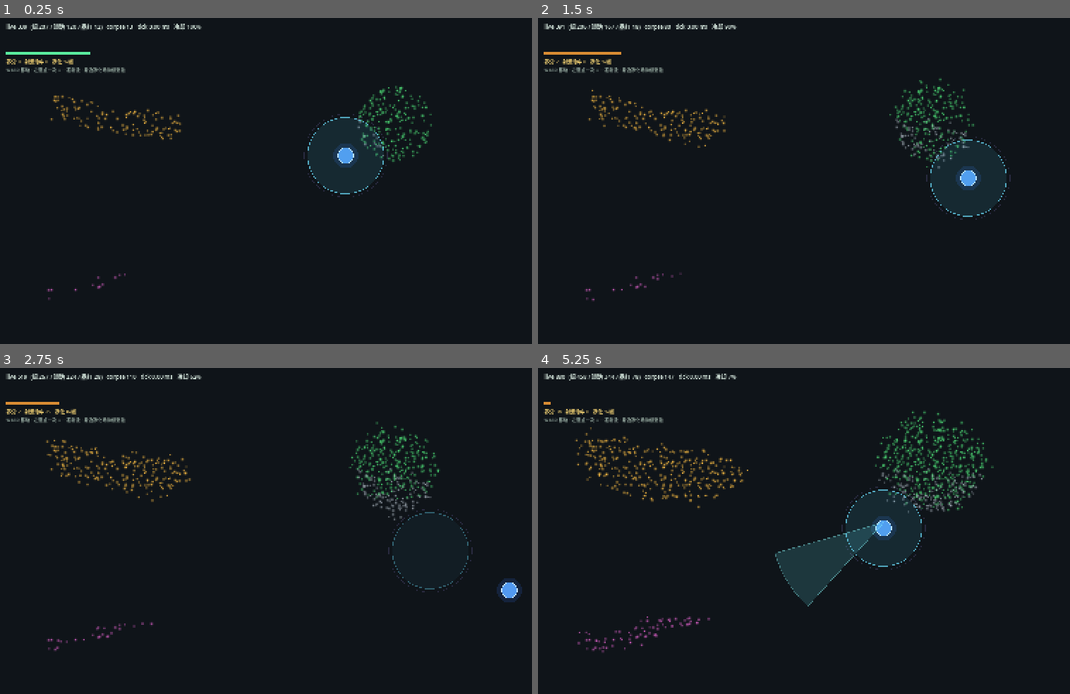
Above: before the commit, frames 1-4 (two rows, left to right).
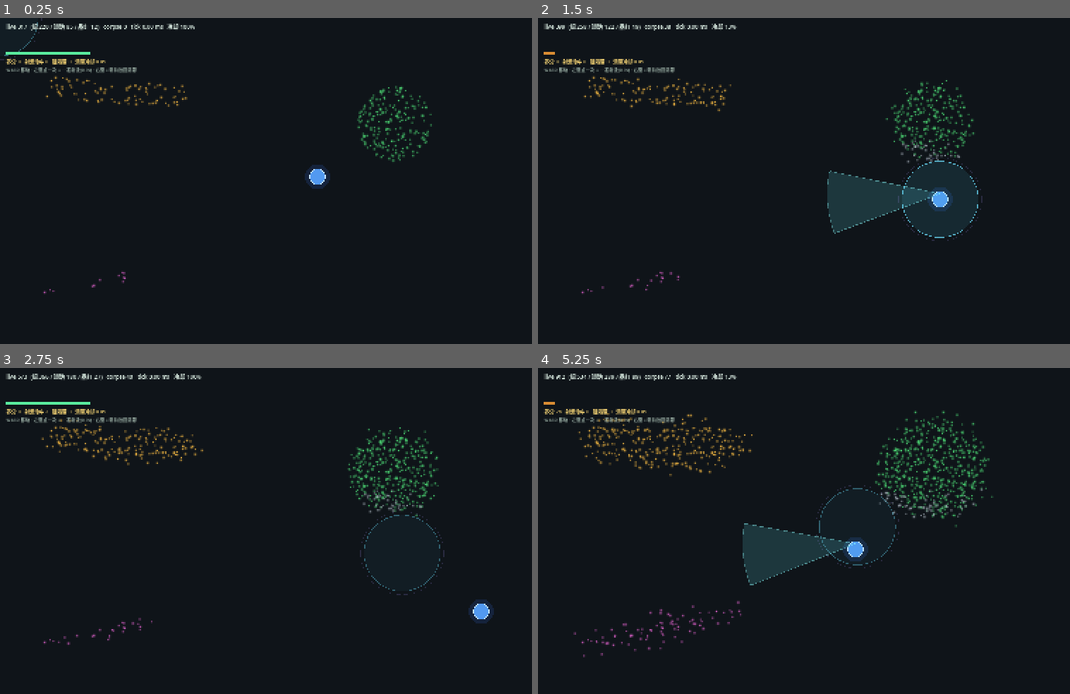
Above: after the commit, the same moments.

Repository: yanyanzi620/gamecreation
Game: Godot game, scene res://scenes/demo/virus_showcase.tscn
Same seed, same stepped clock (60 frames per second), same inputs: the game is played once before the commit and once after it. This scene is started directly instead of the project's main scene.
Inputs (mouse positions are in pixels of both pictures, inside the frame that each line leads up to):
- Up to frame 1 (0.25 s): no input
- Up to frame 2 (1.5 s): tap Enter at 0.5 s; move the mouse to (942, 177) at 0.52 s; hold D 0.53-1.28 s; tap P at 0.6 s; click (942, 177) at 0.67 s; tap Space at 0.77 s; move the mouse to (708, 213) at 1.27 s; hold S from 1.28 s (still down); tap N at 1.35 s; click (708, 213) at 1.42 s
- Up to frame 3 (2.75 s): tap Space at 1.52 s; move the mouse to (340, 465) at 2.02 s; release S at 2.03 s; hold D from 2.03 s (still down); tap R at 2.1 s; click (340, 465) at 2.17 s
- Up to frame 4 (5.25 s): move the mouse to (793, 615) at 2.77 s; release D at 2.78 s; hold W 2.78-3.53 s; tap Tab at 2.85 s; click (793, 615) at 2.92 s; tap Space at 3.02, 3.77, 4.52 s; move the mouse to (990, 596) at 3.52 s; hold A 3.53-5.03 s; tap B at 3.6 s; click (990, 596) at 3.67 s; move the mouse to (649, 491) at 4.27 s; tap V at 4.35 s; click (649, 491) at 4.42 s; move the mouse to (846, 544) at 5.02 s; hold S from 5.03 s (still down); tap P at 5.1 s; click (846, 544) at 5.17 s

The runs differ from the first frame. In frame 1, 2.0% of the frame differs, in the area x 0-73%, y 0-87%; in frame 2, 4.9%; in frame 3, 3.8%; in frame 4, 8.1%, in the area x 2-86%, y 1-89%.

Commit message:
feat(M1-T2): block band (arm/active/dissolve), jet 0.5s, sharper band/chain split

Diff:
--- a/scripts/demo/virus_showcase.gd
+++ b/scripts/demo/virus_showcase.gd
@@ -19,8 +19,9 @@
 const STEP := 1.0 / 60.0
 const SPEED := 320.0
 const PLAYER_R := 22.0
-
-var player := Vector2(980.0, 390.0)
+const BLK_CD := 3.0
+
+var player := Vector2(900.0, 450.0)
 var mouse := Vector2(1120.0, 300.0)
 
 var pop
@@ -29,6 +30,8 @@
 
 var _acc := 0.0
 var _lmb := false
+var _rmb := false
+var _blk_cd := 0.0
 var _hud: Label
 var _hud2: Label
 var _bar: ColorRect
@@ -48,7 +51,7 @@
 	# 圆周：半径 105，260 颗（密度略低于格容，留出生长余量）
 	pop.spawn_virus(KIND_BLOB, Vector2(1120.0, 300.0), 105.0, 0.0, 220, 0.0)
 	# 带状：半长 185 / 半宽 40，主轴 0.18 弧度
-	pop.spawn_virus(KIND_BAND, Vector2(330.0, 285.0), 185.0, 40.0, 120, 0.18)
+	pop.spawn_virus(KIND_BAND, Vector2(330.0, 210.0), 200.0, 32.0, 85, 0.08)
 	# 跳跃链：4 颗珠子，珠半径 22，间距 56，主轴 -0.45
 	pop.spawn_virus(KIND_CHAIN, Vector2(240.0, 760.0), 18.0, 70.0, 12, -0.22)
 
@@ -87,7 +90,7 @@
 	_hint.position = Vector2(18, 136)
 	_hint.add_theme_font_size_override("font_size", 13)
 	_hint.add_theme_color_override("font_color", Color(0.60, 0.68, 0.64))
-	_hint.text = "WASD 移动 · 左键点一次 = 一发射流 · 身边净化场持续消融"
+	_hint.text = "WASD 移动 · 左键点一次 = 一发射流(0.5s) · 右键 = 朝前放阻隔带"
 	layer.add_child(_hint)
 
 	if _shot:
@@ -95,11 +98,16 @@
 
 
 func _sequence() -> void:
-	await get_tree().create_timer(5.0).timeout
+	# 先立一道阻隔带，让病毒长过来被截断（并绕两端），再补两发射流
+	await get_tree().create_timer(1.20).timeout
+	_place_block(Vector2(1120.0, 300.0))
+	await get_tree().create_timer(4.00).timeout
 	_fire(Vector2(1120.0, 300.0))
-	await get_tree().create_timer(0.30).timeout
+	await get_tree().create_timer(0.50).timeout
+	_fire(Vector2(1120.0, 300.0))
+	await get_tree().create_timer(0.35).timeout
 	_save("res://shot_a.png")
-	await get_tree().create_timer(4.50).timeout
+	await get_tree().create_timer(4.20).timeout
 	_save("res://shot_b.png")
 	get_tree().quit()
 
@@ -109,6 +117,13 @@
 	var p := ProjectSettings.globalize_path(path)
 	img.save_png(p)
 	print("[SHOT] ", p)
+
+
+func _place_block(target: Vector2) -> bool:
+	var d := target - player
+	if d.length() < 1.0:
+		d = Vector2.RIGHT
+	return pop.place_block(player, d)
 
 
 func _fire(target: Vector2) -> int:
@@ -133,12 +148,24 @@
 
 	mouse = get_global_mouse_position()
 
+	if _blk_cd > 0.0:
+		_blk_cd = maxf(0.0, _blk_cd - delta)
+
 	if Input.is_mouse_button_pressed(MOUSE_BUTTON_LEFT):
 		if not _lmb:
 			_lmb = true
 			_fire(mouse)
 	else:
 		_lmb = false
+
+	if Input.is_mouse_button_pressed(MOUSE_BUTTON_RIGHT):
+		if not _rmb:
+			_rmb = true
+			if _blk_cd <= 0.0:
+				_place_block(mouse)
+				_blk_cd = BLK_CD
+	else:
+		_rmb = false
 
 	_acc += delta
 	var guard := 0
@@ -161,7 +188,9 @@
 		pop.live_by_kind(KIND_CHAIN),
 		pop.corpse_count(), float(_tick_us) / 1000.0, int(ratio * 100.0)
 	]
-	_hud2.text = "养分 %d   射流命中 %d   净化 %d/帧" % [aura.nutrient, jet.last_hit(), aura.last_purge]
+	_hud2.text = "养分 %d   射流命中 %d   阻隔带 %d   清带冷却 %.1fs" % [
+		aura.nutrient, jet.last_hit(), pop.block_count(), _blk_cd
+	]
 	queue_redraw()
 
 
--- a/scripts/units/tools/jet_system.gd
+++ b/scripts/units/tools/jet_system.gd
@@ -4,7 +4,7 @@
 
 const LENGTH := 320.0
 const HALF_ANGLE_DEG := 16.0
-const COOLDOWN := 0.90
+const COOLDOWN := 0.50
 const VIS_SEC := 0.30
 const ARC_STEPS := 18
 
--- a/scripts/world/virus_population.gd
+++ b/scripts/world/virus_population.gd
@@ -56,10 +56,21 @@
 const COOL_MAX := 2.00
 const SPAWN_D_MIN := 16.0
 const SPAWN_D_MAX := 30.0
+const STEP_MIN_CHAIN := 32.0     # 链的步长：粒子之间留出可见的空档
+const STEP_MAX_CHAIN := 52.0
 const PROBE_DIST := 30.0        # 探一格
-const JUMP_DIST := 78.0         # 跳跃链的跳跃距离（约 2.6 格）
-const JUMP_CHANCE := 0.55       # 前进方向被堵死时，尝试跳跃的概率
-const AXIS_WANDER := 0.12       # 每次繁殖让主轴折一次的概率
+const JUMP_DIST := 112.0         # 跳跃链的跳跃距离（约 2.6 格）
+const JUMP_CHANCE := 0.85       # 前进方向被堵死时，尝试跳跃的概率
+
+# ------------------------------------------------------------ 阻隔带
+const BLK_ARM := 0.45           # 释放后闪烁多久才生效
+const BLK_LIFE := 30.0          # 生效后存活多久（自溶）
+const BLK_LEN := 260.0          # 固定长度
+const BLK_OFFSET := 140.0       # 从单元朝向前方多远处落下
+const BLK_SLACK := 12.0         # 端点容差
+const BLK_STATE_ARM := 0
+const BLK_STATE_ON := 1
+const AXIS_WANDER := 0.07       # 每次繁殖让主轴折一次的概率
 const WANDER_DEG_BAND := 20.0
 const WANDER_DEG_CHAIN := 8.0
 const WANDER_CHANCE_CHAIN := 0.12
@@ -100,6 +111,7 @@
 var _mmi: MultiMeshInstance2D
 var _buf := PackedFloat32Array()
 var _dirty := true
+var _blk: Array = []
 
 
 func _ready() -> void:
@@ -143,6 +155,7 @@
 	mm.visible_instance_count = TOTAL
 
 	_mmi = MultiMeshInstance2D.new()
+	_mmi.z_index = -1
 	_mmi.multimesh = mm
 	_mmi.texture = _make_dot_texture()
 	add_child(_mmi)
@@ -327,24 +340,25 @@
 	var diff := absf(d)
 	if kind == KIND_BAND:
 		if diff <= PI * 0.13:
-			return 5.0          # 正前方：强推
+			return 6.5          # 正前方：强推
 		if diff <= PI * 0.26:
-			return 0.7          # ±45°：慢扩，形成带宽
+			return 1.2          # ±45°：慢扩，形成连续带宽
 		if diff <= PI * 0.50:
 			return 0.5          # 侧向
 		return 0.30             # 反方向：只用于回填
 	if kind == KIND_CHAIN:
 		if diff <= PI * 0.13:
-			return 8.0          # 正前方：近乎单线
+			return 10.0         # 正前方：单线，几乎不分叉
 		if diff <= PI * 0.30:
-			return 0.30         # 极轻分叉
-		return 0.10             # 反向：只用于回填
+			return 0.10
+		return 0.04             # 反向：只用于回填
 	return 1.0                  # BLOB：各向同性
 
 
 # ============================================================ 模拟
 
 func tick(dt: float) -> void:
+	_tick_blocks(dt)
 	for i in range(TOTAL):
 		if _alive[i] == 0:
 			continue
@@ -413,6 +427,10 @@
 		var ty := _py[i] + dy * PROBE_DIST
 		if tx < ARENA_PAD or tx > ARENA_W - ARENA_PAD or ty < ARENA_PAD or ty > ARENA_H - ARENA_PAD:
 			continue
+		# 生效的阻隔带把外面封死：这个方向不可选，
+		# 于是生长会自动沿带子走向两端，形成绕射
+		if _block_cross(_px[i], _py[i], tx, ty) == 1:
+			continue
 		var c := _cell_count(tx, ty)
 		if c >= cap:
 			continue
@@ -432,7 +450,12 @@
 func _do_spawn(i: int, bx: float, by: float, kind: int, cap: int) -> void:
 	var jitter := deg_to_rad(_rng.randf_range(-12.0, 12.0))
 	var nd := Vector2(bx, by).rotated(jitter)
-	var dist := _rng.randf_range(SPAWN_D_MIN, SPAWN_D_MAX)
+	var smin := SPAWN_D_MIN
+	var smax := SPAWN_D_MAX
+	if kind == KIND_CHAIN:
+		smin = STEP_MIN_CHAIN
+		smax = STEP_MAX_CHAIN
+	var dist := _rng.randf_range(smin, smax)
 	var nx := _px[i] + nd.x * dist
 	var ny := _py[i] + nd.y * dist
 	if nx < ARENA_PAD or nx > ARENA_W - ARENA_PAD or ny < ARENA_PAD or ny > ARENA_H - ARENA_PAD:
@@ -441,6 +464,12 @@
 	if _cell_count(nx, ny) >= cap:
 		_pcool[i] = _rng.randf_range(COOL_MIN, COOL_MAX)
 		return
+	# 阻隔带：生效后不许穿过；闪烁期内穿过去只会被减速
+	var bc := _block_cross(_px[i], _py[i], nx, ny)
+	if bc == 1:
+		_pcool[i] = _rng.randf_range(COOL_MIN, COOL_MAX)
+		return
+	var cool_pen := 2.4 if bc == 2 else 1.0
 
 	var naxis := _pax[i]
 	if kind != KIND_BLOB:
@@ -450,7 +479,7 @@
 			naxis = _pax[i] + deg_to_rad(_rng.randf_range(-wd, wd))
 
 	_spawn(nx, ny, _rng.randf_range(R_MIN, R_MAX), 0, kind, naxis, _pvid[i],
-		0.0, _rng.randf_range(COOL_MIN, COOL_MAX))
+		0.0, _rng.randf_range(COOL_MIN, COOL_MAX) * cool_pen)
 	_pcool[i] = _rng.randf_range(COOL_MIN, COOL_MAX)
 
 
@@ -468,6 +497,8 @@
 	if jx < ARENA_PAD or jx > ARENA_W - ARENA_PAD or jy < ARENA_PAD or jy > ARENA_H - ARENA_PAD:
 		return false
 	if _cell_count(jx, jy) >= _cell_cap(KIND_CHAIN):
+		return false
+	if _block_cross(_px[i], _py[i], jx, jy) == 1:
 		return false
 	_spawn(jx, jy, _rng.randf_range(R_MIN, R_MAX), 0, KIND_CHAIN, axis, _pvid[i],
 		0.0, _rng.randf_range(COOL_MIN, COOL_MAX))
@@ -545,6 +576,96 @@
 		_kill(i)
 		got += 1
 	return got
+
+
+# ============================================================ 阻隔带
+# 规则
+#   · 只能落在单元朝前的正前方，不吸附、不拖拽
+#   · 固定长度，释放后先闪烁 BLK_ARM 秒才生效
+#   · 生效前已经穿过去的病毒 -> 只有减速（那颗之后繁殖变慢）
+#   · 生效后病毒无法穿过；带子有限长，所以病毒从两端绕过去（绕射）
+#   · 只拦病毒，不拦玩家；BLK_LIFE 秒后自溶
+#   · 与「器官隔离」是两件事：阻隔带永不断血，不会造成坏死
+
+func block_count() -> int:
+	return _blk.size()
+
+
+func place_block(origin: Vector2, dir: Vector2) -> bool:
+	var d := dir.normalized()
+	if d.length() < 0.01:
+		return false
+	var c := origin + d * BLK_OFFSET
+	var half := BLK_LEN * 0.5
+	var perp := Vector2(-d.y, d.x)
+	var a := c - perp * half
+	var b := c + perp * half
+	_blk.append({"a": a, "b": b, "n": perp, "t": 0.0, "state": BLK_STATE_ARM})
+	queue_redraw()
+	return true
+
+
+func _tick_blocks(dt: float) -> void:
+	if _blk.is_empty():
+		return
+	var keep: Array = []
+	for blk in _blk:
+		blk["t"] += dt
+		if blk["state"] == BLK_STATE_ARM and blk["t"] >= BLK_ARM:
+			blk["state"] = BLK_STATE_ON
+		if blk["t"] >= BLK_ARM + BLK_LIFE:
+			continue
+		keep.append(blk)
+	if keep.size() != _blk.size():
+		_blk = keep
+	queue_redraw()
+
+
+# 线段 (x0,y0)->(x1,y1) 与阻隔带的相交判定
+#   0 = 没穿   1 = 被生效带拦住   2 = 闪烁期内穿过（减速）
+func _block_cross(x0: float, y0: float, x1: float, y1: float) -> int:
+	if _blk.is_empty():
+		return 0
+	var p0 := Vector2(x0, y0)
+	var p1 := Vector2(x1, y1)
+	for blk in _blk:
+		var a: Vector2 = blk["a"]
+		var b: Vector2 = blk["b"]
+		var n: Vector2 = blk["n"]
+		var d0 := (p0 - a).dot(n)
+		var d1 := (p1 - a).dot(n)
+		if d0 * d1 > 0.0:
+			continue
+		if absf(d0 - d1) < 0.0001:
+			continue
+		var tt := d0 / (d0 - d1)
+		var hitp := p0.lerp(p1, tt)
+		var along := (hitp - a).dot((b - a).normalized())
+		var total := (b - a).length()
+		if along < -BLK_SLACK or along > total + BLK_SLACK:
+			continue
+		return 1 if blk["state"] == BLK_STATE_ON else 2
+	return 0
+
+
+func _draw() -> void:
+	for blk in _blk:
+		var a: Vector2 = blk["a"]
+		var b: Vector2 = blk["b"]
+		var bt: float = blk["t"]
+		var on: bool = blk["state"] == BLK_STATE_ON
+		if on:
+			var left := BLK_ARM + BLK_LIFE - bt
+			var fade := clampf(left / 5.0, 0.35, 1.0)
+			draw_line(a, b, Color(0.55, 0.95, 1.0, 0.18 * fade), 16.0)
+			draw_line(a, b, Color(0.62, 0.98, 1.0, 0.95 * fade), 3.0)
+			draw_circle(a, 5.0, Color(0.62, 0.98, 1.0, 0.95 * fade))
+			draw_circle(b, 5.0, Color(0.62, 0.98, 1.0, 0.95 * fade))
+		else:
+			# 闪烁待生效：一眼看出还没封住
+			var blink := 0.35 + 0.65 * absf(sin(bt * 26.0))
+			draw_line(a, b, Color(1.0, 0.86, 0.35, 0.90 * blink), 2.0)
+			draw_line(a, b, Color(1.0, 0.86, 0.35, 0.20 * blink), 12.0)
 
 
 # ============================================================ 渲染
Not shown, changed: docs/病毒模型与攻击机制.md
